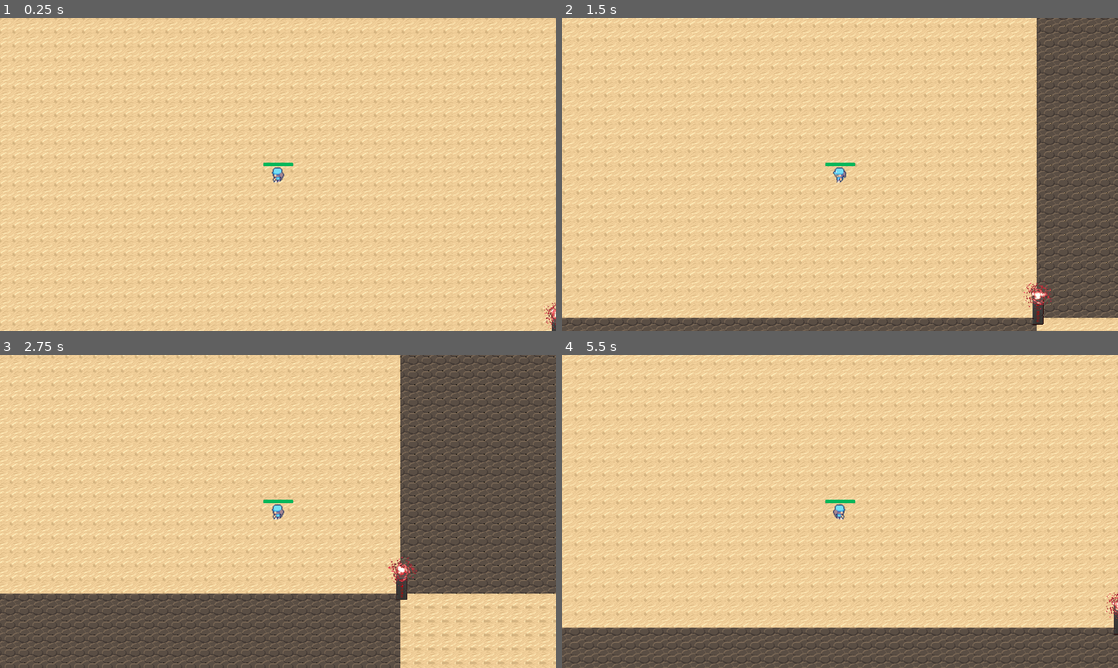
Above: before the commit, frames 1-4 (two rows, left to right).
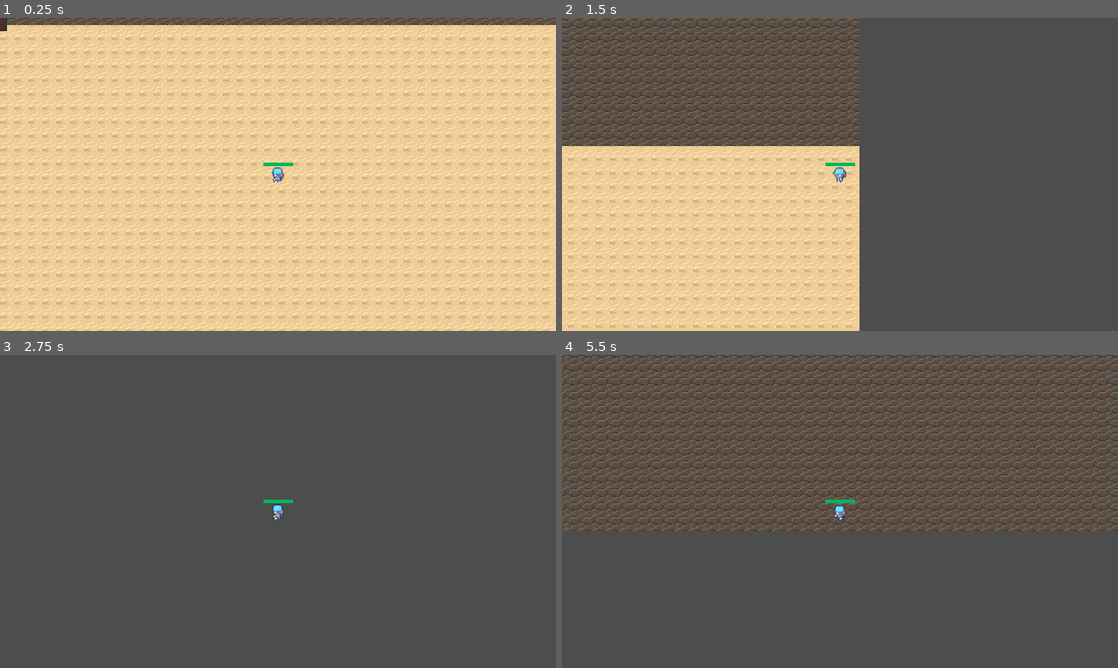
Above: after the commit, the same moments.

Repository: GDTV-Game-Jam-2024/GDTV
Game: Godot game, scene res://Scenes/game.tscn
Same seed, same stepped clock (60 frames per second), same inputs: the game is played once before the commit and once after it.
Inputs (mouse positions are in pixels of both pictures, inside the frame that each line leads up to):
- Up to frame 1 (0.25 s): no input
- Up to frame 2 (1.5 s): move the mouse to (962, 158) at 0.52 s; hold Right (ui_right) 0.53-1.28 s; move the mouse to (728, 190) at 1.27 s; hold Down (ui_down) from 1.28 s (still down)
- Up to frame 3 (2.75 s): move the mouse to (333, 442) at 2.02 s; release Down (ui_down) at 2.03 s; hold Right (ui_right) from 2.03 s (still down)
- Up to frame 4 (5.5 s): move the mouse to (812, 574) at 2.77 s; release Right (ui_right) at 2.78 s; hold Up (ui_up) 2.78-3.53 s; move the mouse to (1006, 558) at 3.52 s; hold Left (ui_left) 3.53-5.03 s; move the mouse to (673, 464) at 4.27 s; move the mouse to (867, 511) at 5.02 s; hold Down (ui_down) from 5.03 s (still down)

The runs differ from the first frame. In frame 1, 18% of the frame differs, in the area x 0-100%, y 0-100%; in frame 2, 64%; in frame 3, 71%; in frame 4, 90%.

Commit message:
Update player.gd
Start position updated to reflect map size increase
formatting change for readability

Diff:
--- a/Scripts/player.gd
+++ b/Scripts/player.gd
@@ -1,6 +1,6 @@
 extends CharacterBody2D
 
-@export var speed=250
+@export var speed=2500
 @export var health_max = 100
 @export var health_current = 100
 @export var isAlive = true
@@ -13,20 +13,19 @@
 # Called when the node enters the scene tree for the first time.
 func _ready():
 	# initialize at center of screen
-	position = Vector2(640,360)
-	move_vector=Input.get_vector("ui_left","ui_right","ui_up","ui_down")
+	position = Vector2(1280*1.5,720*1.5)
+	move_vector = Input.get_vector("ui_left","ui_right","ui_up","ui_down")
 
 
 # Called every frame. 'delta' is the elapsed time since the previous frame.
 func _process(delta):
 	# receive move input
-
-	move_vector=Input.get_vector("ui_left","ui_right","ui_up","ui_down")
+	move_vector = Input.get_vector("ui_left","ui_right","ui_up","ui_down")
 
 	if isAlive:
 		# check if walking
-		if move_vector==Vector2(0,0): isWalking=false
-		else: isWalking=true
+		if move_vector == Vector2(0,0): isWalking = false
+		else: isWalking = true
 
 		# sprite faces cursor
 		var angle = (get_viewport().get_mouse_position()-position).angle()
@@ -43,7 +42,7 @@
 func _physics_process(delta):
 	if isAlive:
 		# movement
-		position += move_vector.normalized()*speed*delta
+		position += move_vector.normalized() * speed * delta
 
 
 # Reduce health
@@ -57,7 +56,7 @@
 
 # Increase health
 func heal(amount: int):
-	health_current = health_current+amount
+	health_current = health_current + amount
 	update_health_bar()
 	# prevent overheal
 	if health_current > health_max:
@@ -65,8 +64,8 @@
 
 
 func update_health_bar():
-	$Health_bar.max_value=health_max
-	$Health_bar.value=health_current
+	$Health_bar.max_value = health_max
+	$Health_bar.value = health_current
 
 
 # Called when character dies
